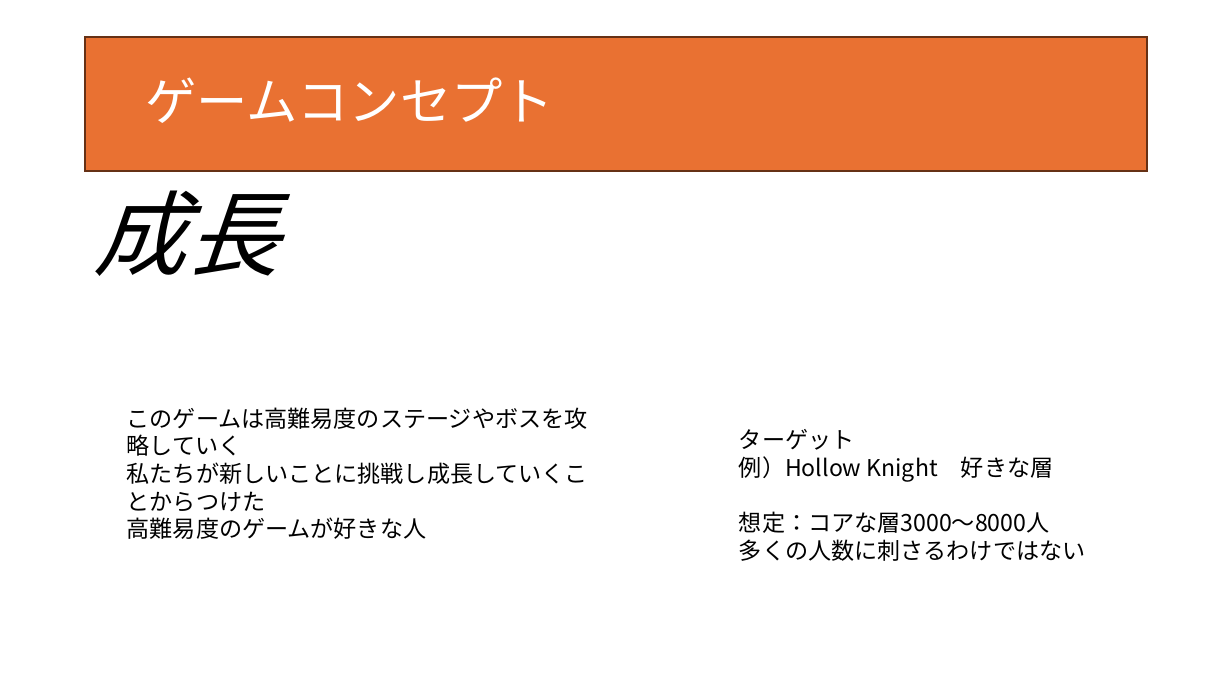
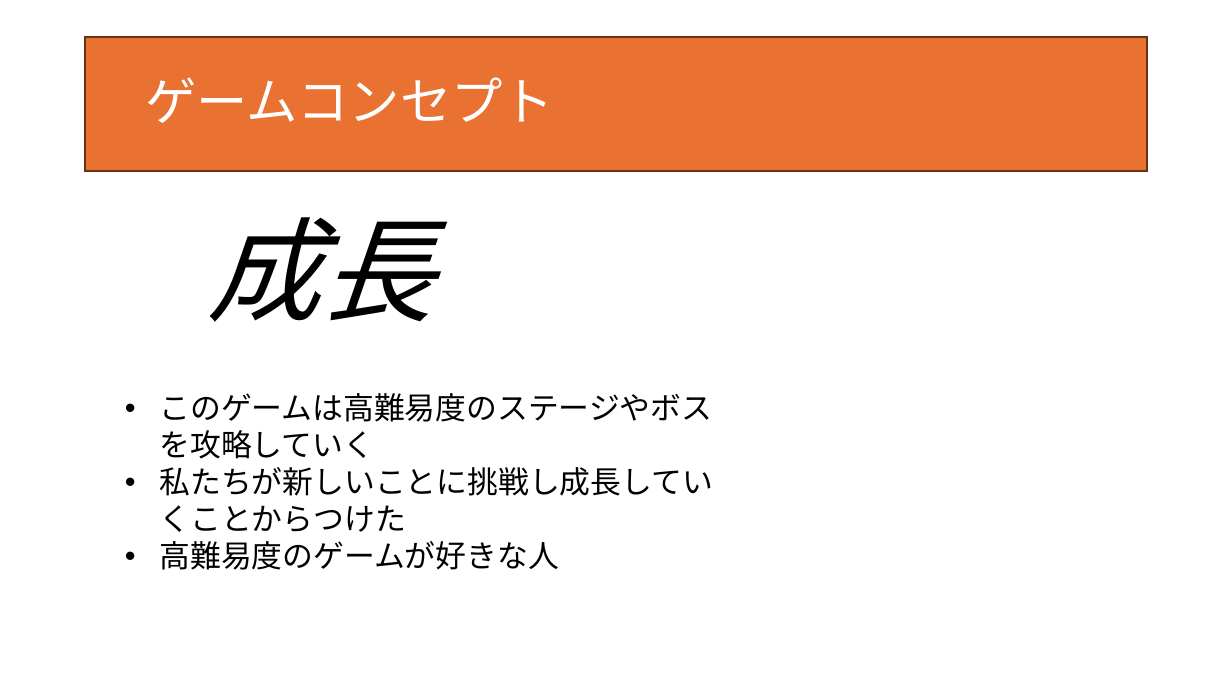
Before and after one commit to hiromatu-kengo/team_khhh, a slide deck: slide 4 of チーム制作企画書.pptx (slide 3 before the commit). Drawn at 1232x693 pixels with LibreOffice and Linux fonts; fonts in the diff are those of the drawing. Boxes give left, top, right and bottom in pixels: in the first picture for what was removed or moved away, otherwise in the second. Text is boxed around its words. In the diff, an @@ line names an element or a change of style, - is before the commit and + after.

```diff
--- a/チーム制作企画書.pptx
+++ b/チーム制作企画書.pptx
@@ text "成長": place and size @@
-text "成長" at box(94, 170, 279, 276)
+text "成長" at box(208, 217, 434, 322)
@@ text "成長" at box(208, 217, 434, 322): size 72 to 88 pt @@
@@ text "このゲームは高難易度のステージやボスを攻略していく": place and size @@
-text "このゲームは高難易度のステージやボスを攻略していく" at box(127, 407, 588, 539)
+text "このゲームは高難易度のステージやボスを攻略していく" at box(159, 393, 712, 570)
@@ text "このゲームは高難易度のステージやボスを攻略していく" at box(159, 393, 712, 570): size 18 to 24 pt; bullet none to • @@
@@ text removed at box(739, 429, 1085, 561) @@
-ターゲット
-例）Hollow Knight 好きな層
-想定：コアな層3000～8000人
-多くの人数に刺さるわけではない
```
Also in this commit, not shown: 2 other slides changed, 3 slides added, 1 slide removed.
